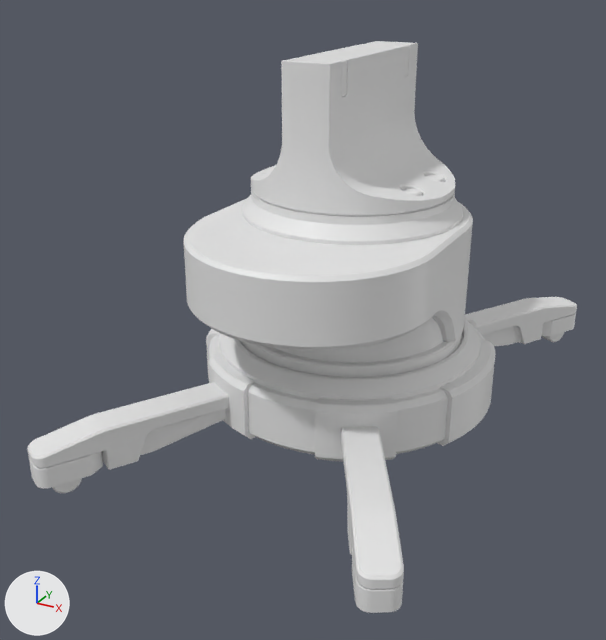
The Blender file model.blend, before and after one commit.
Both versions are drawn from a camera (50 mm lens) standing at (16.3, -34.3, 19.4) and looking at (-1.3, -2.4, 3.5). The axes (+X, +Y, +Z) are drawn at lower left. The lights are the same throughout.
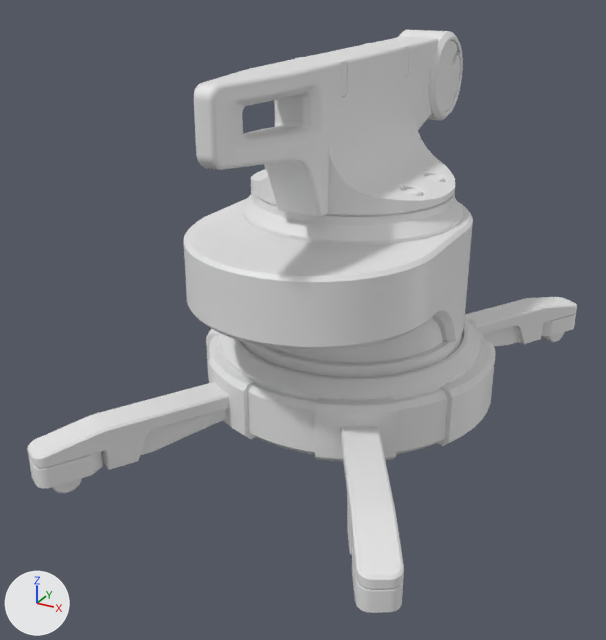
Changed parts and their boxes (x1, y1, x2, y2) in the pictures (606 x 640 px):
'Cylinder.009', added
    after: (194, 61, 330, 216)
'Cylinder.008', added
    after: (383, 36, 438, 130)
'Cylinder.011', added
    after: (398, 30, 463, 120)
'Cylinder.012', added
    after: (437, 40, 460, 112)

Edits to the bpy script that builds the scene:
```text
Add me_cylinder_012:
    me_cylinder_012.from_pydata(...)  # a 40-sided cut cone along z (radius 1.76 at the low end, 1.79 at the high end) spanning x -1.79..1.79, y -1.79..1.79, z -1.27..-1.15; a 40-sided cut cone along z (radius 1.79 at the low end, 1.76 at the high end) spanning x -1.79..1.79, y -1.79..1.79, z 1.15..1.27
    me_cylinder_012.polygons.foreach_set('use_smooth', [True] * 84)
Add me_cube_014:
    me_cube_014.from_pydata(...)  # a box spanning x -1.0..1.0, y -1.0..1.0, z -1.0..1.0
    me_cube_014.polygons.foreach_set('use_smooth', [True] * 6)
Add me_cylinder_011:
    me_cylinder_011.from_pydata(...)  # 400 vertices, 362 faces; spans x -2.21..2.21, y -2.21..2.21, z -1.36..1.36
    me_cylinder_011.polygons.foreach_set('use_smooth', [True] * 362)
Add me_cylinder_009:
    me_cylinder_009.from_pydata(...)  # 1677 vertices, 1588 faces; spans x -1.08..1.08, y -11.5..-4.52, z 3.93..9.84
Add me_cylinder_008:
    me_cylinder_008.from_pydata(...)  # 64 vertices, 35 faces; spans x -1.07..1.07, y 4.52..7.58, z 5.24..9.84
    # faces by material slot: [28, 7]
Add ob_cylinder_012:
    ob_cylinder_012 = bpy.data.objects.new('Cylinder.012', me_cylinder_012)
    ob_cylinder_012.location = (0.0, 8.47, 13.49)
    ob_cylinder_012.rotation_euler = (0.0, 1.571, 0.0)  # degrees (0, 90, 0)
    _m = ob_cylinder_012.modifiers.new('BTool_Cube.014', 'BOOLEAN')
    _m.object = ob_cube_014
    _m = ob_cylinder_012.modifiers.new('Bevel', 'BEVEL')
    _m.width = 0.008
    _m.width_pct = 0.008
    _m.segments = 3
    _m.miter_outer = 'MITER_ARC'
    _m = ob_cylinder_012.modifiers.new('WeightedNormal', 'WEIGHTED_NORMAL')
Add ob_cube_014:
    ob_cube_014 = bpy.data.objects.new('Cube.014', me_cube_014)
    ob_cube_014.location = (0.0, 9.73, 14.68)
    ob_cube_014.rotation_euler = (-0.811, 0.0, 0.0)  # degrees (-46, 0, 0)
    ob_cube_014.scale = (2.17, 0.15, 1.0)
    ob_cube_014.visible_camera = False
    ob_cube_014.visible_diffuse = False
    ob_cube_014.visible_glossy = False
    ob_cube_014.visible_transmission = False
    ob_cube_014.visible_shadow = False
    ob_cube_014.hide_render = True
Add ob_cylinder_011:
    ob_cylinder_011 = bpy.data.objects.new('Cylinder.011', me_cylinder_011)
    ob_cylinder_011.location = (0.0, 8.47, 13.49)
    ob_cylinder_011.rotation_euler = (0.0, 1.571, 0.0)  # degrees (0, 90, 0)
    _m = ob_cylinder_011.modifiers.new('Bevel', 'BEVEL')
    _m.width = 0.008
    _m.width_pct = 0.008
    _m.segments = 3
    _m.miter_outer = 'MITER_ARC'
    _m = ob_cylinder_011.modifiers.new('WeightedNormal', 'WEIGHTED_NORMAL')
Add ob_cylinder_009:
    ob_cylinder_009 = bpy.data.objects.new('Cylinder.009', me_cylinder_009)
    ob_cylinder_009.location = (0.0, 0.0, 5.61)
    _m = ob_cylinder_009.modifiers.new('Bevel', 'BEVEL')
    _m.width = 0.008
    _m.width_pct = 0.008
    _m.segments = 3
    _m.miter_outer = 'MITER_ARC'
    _m = ob_cylinder_009.modifiers.new('WeightedNormal', 'WEIGHTED_NORMAL')
Add ob_cylinder_008:
    ob_cylinder_008 = bpy.data.objects.new('Cylinder.008', me_cylinder_008)
    ob_cylinder_008.location = (0.0, 0.0, 5.61)
    _m = ob_cylinder_008.modifiers.new('Bevel', 'BEVEL')
    _m.width = 0.008
    _m.width_pct = 0.008
    _m.segments = 3
    _m.miter_outer = 'MITER_ARC'
    _m = ob_cylinder_008.modifiers.new('WeightedNormal', 'WEIGHTED_NORMAL')
```
